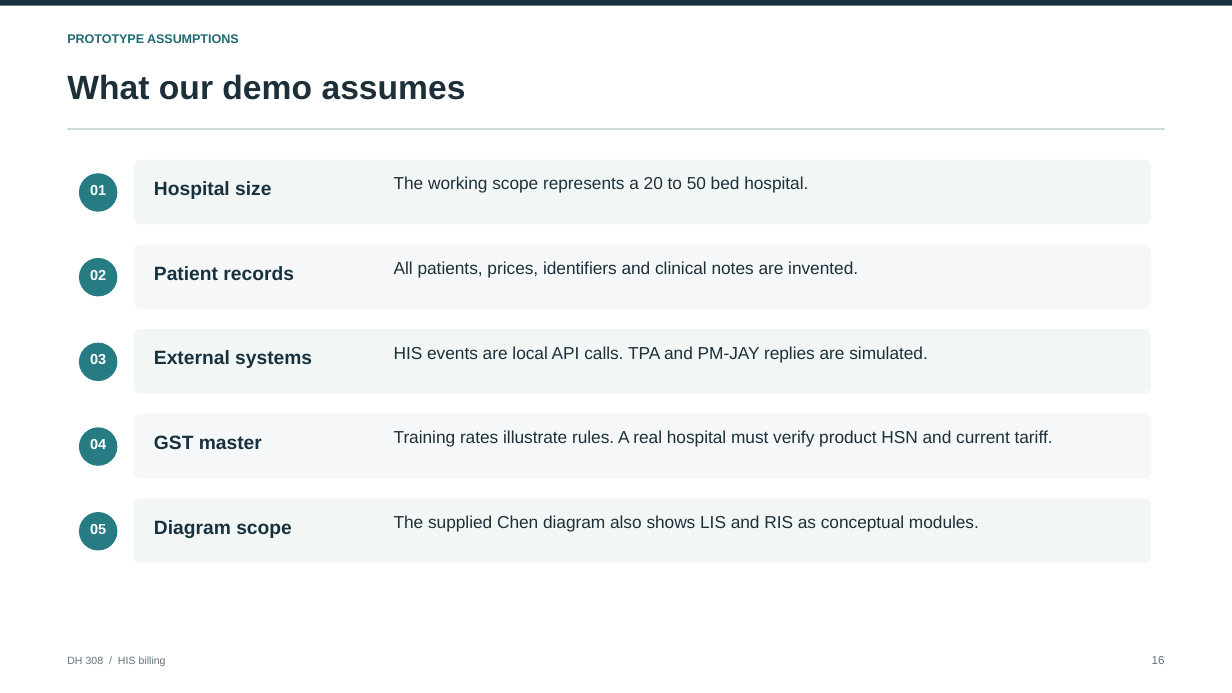
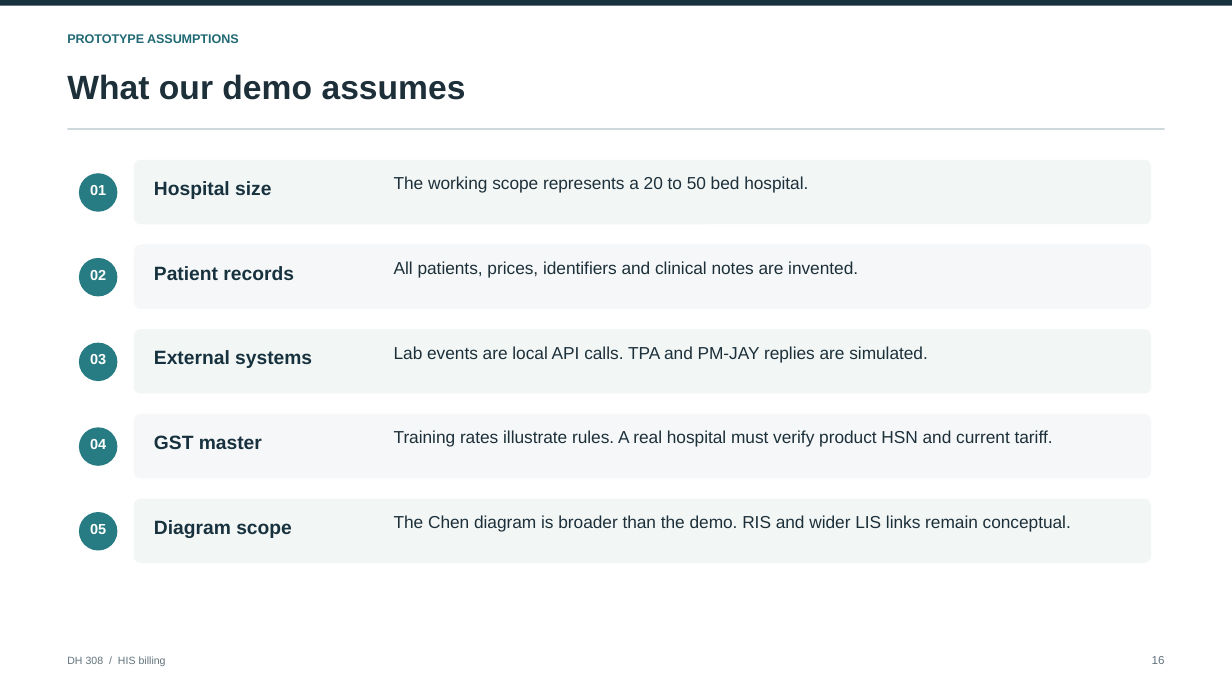
Before and after one commit to Osama-Bin-Lagging/tiveri-billing, a slide deck: slide 16 of presentation/DH308_HIS_Billing_Final.pptx. Drawn at 1232x693 pixels with LibreOffice and Linux fonts; fonts in the diff are those of the drawing. Boxes give left, top, right and bottom in pixels: in the first picture for what was removed or moved away, otherwise in the second. Text is boxed around its words. In the diff, an @@ line names an element or a change of style, - is before the commit and + after.

Commit message:
Add doctor lab pharmacy billing demo handoff

```diff
--- a/presentation/DH308_HIS_Billing_Final.pptx
+++ b/presentation/DH308_HIS_Billing_Final.pptx
@@ text at [394,346,928,362]: text changed @@
-HIS events are local API calls. TPA and PM-JAY replies are simulated.
+Lab events are local API calls. TPA and PM-JAY replies are simulated.
@@ text at [394,515,1071,532]: text changed @@
-The supplied Chen diagram also shows LIS and RIS as conceptual modules.
+The Chen diagram is broader than the demo. RIS and wider LIS links remain conceptual.
```
Also in this commit, not shown: 10 other slides changed, 9 other files.
